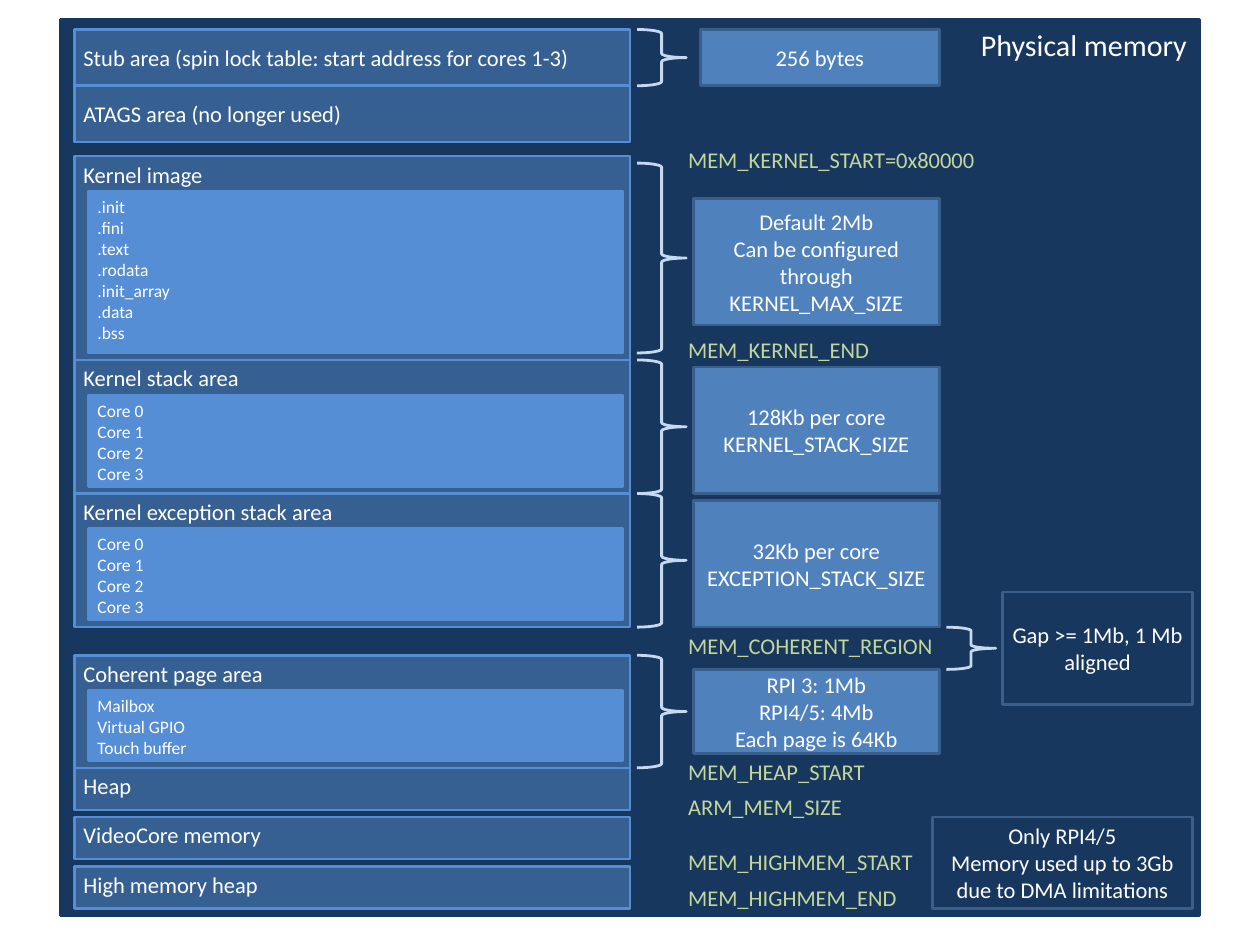
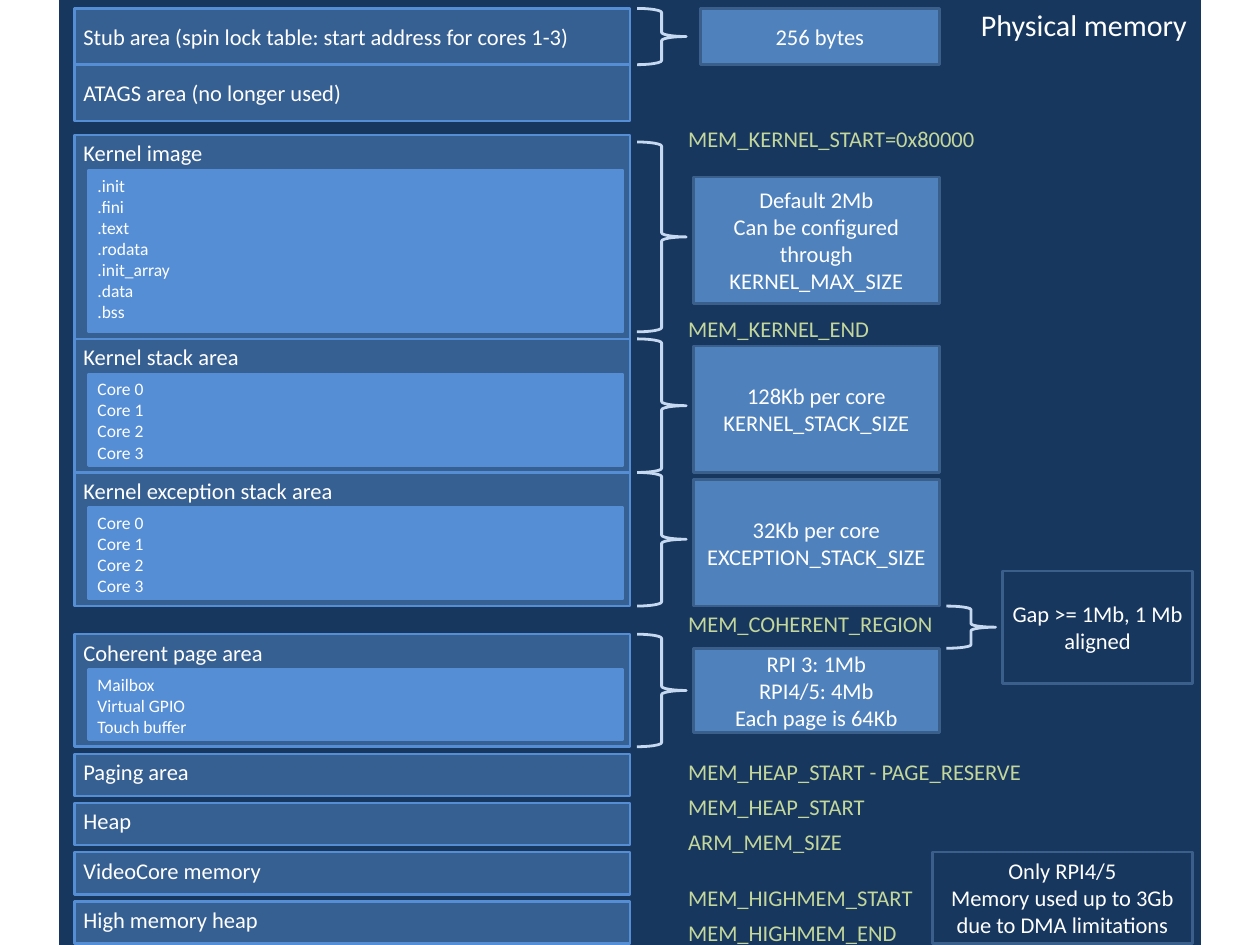
Before and after one commit to renebarto/baremetal, a slide deck: slide 1 of doc/images/memory-map.pptx. Drawn at 1260x945 pixels with LibreOffice and Linux fonts; fonts in the diff are those of the drawing. Boxes give left, top, right and bottom in pixels: in the first picture for what was removed or moved away, otherwise in the second. Text is boxed around its words. In the diff, an @@ line names an element or a change of style, - is before the commit and + after.

```diff
--- a/doc/images/memory-map.pptx
+++ b/doc/images/memory-map.pptx
@@ rectangle "Physical memory": place and size @@
-rectangle "Physical memory" at bbox=[60, 20, 1200, 915]
+rectangle "Physical memory" at bbox=[60, 0, 1200, 945]
@@ 16 rectangles, 6 right braces, 3 texts: place and size @@
-16 rectangles, 6 right braces, 3 texts at bbox=[75, 30, 1192, 768]
+16 rectangles, 6 right braces, 3 texts at bbox=[75, 8, 1192, 747]
@@ rectangle added at bbox=[75, 754, 630, 797], fill #376092, outline #558ED5 2 pt, 18 pt, text #FFFFFF @@
+Paging area
@@ text added at bbox=[688, 765, 1021, 783], 18 pt, text #C3D69B @@
+MEM_HEAP_START - PAGE_RESERVE
@@ 4 texts, 4 rectangles: place and size @@
-4 texts, 4 rectangles at bbox=[75, 765, 1192, 909]
+4 texts, 4 rectangles at bbox=[75, 800, 1192, 944]
```
Also in this commit, not shown: 12 other files.
